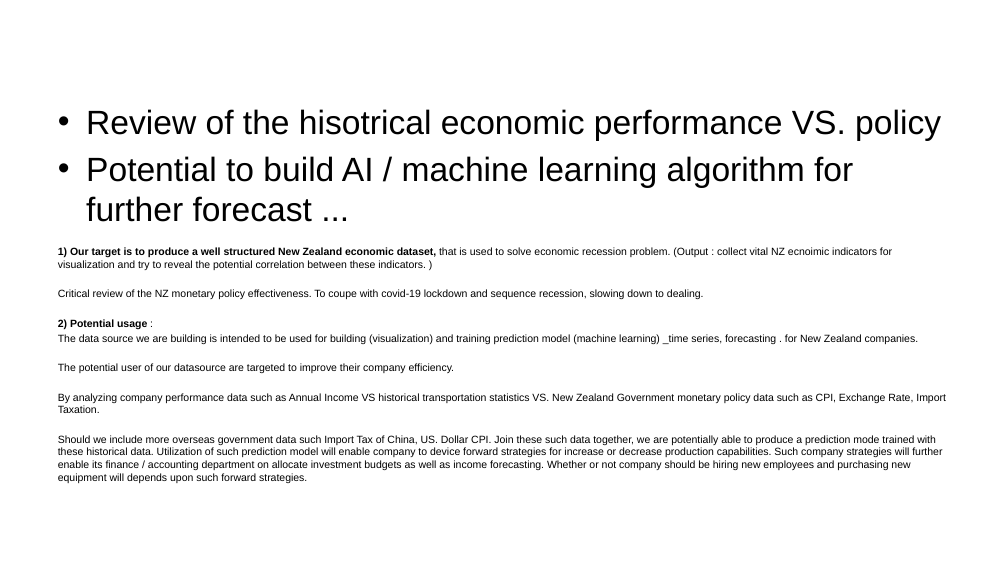
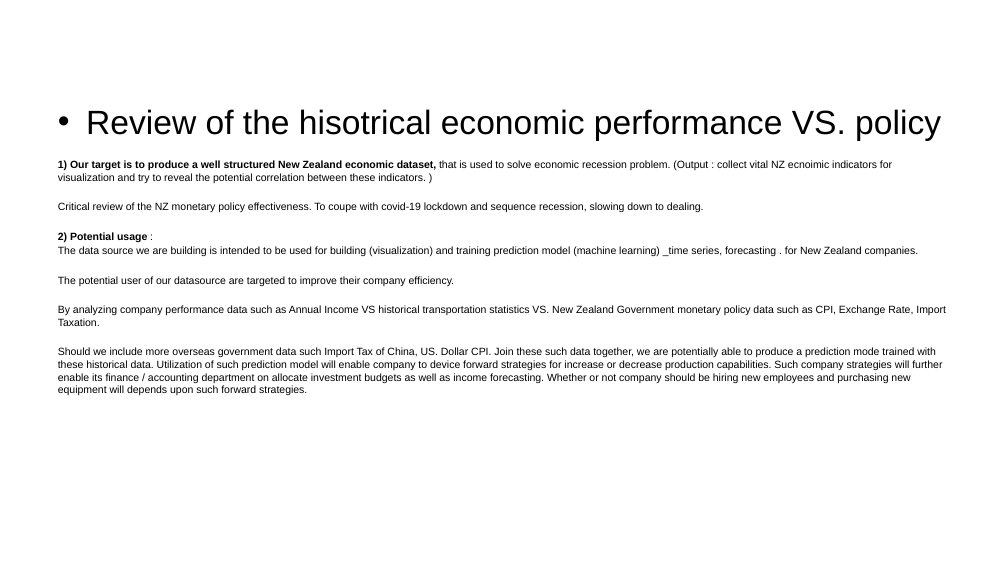
Before and after one commit to ansrali/data422-group-project, a slide deck: slide 6 of Group Project Presentation.pptx. Drawn at 1008x567 pixels with LibreOffice and Linux fonts; fonts in the diff are those of the drawing; background and template pictures are left out. Boxes give left, top, right and bottom in pixels: in the first picture for what was removed or moved away, otherwise in the second. Text is boxed around its words. In the diff, an @@ line names an element or a change of style, - is before the commit and + after.

Commit message:
update data visiluation jc file

```diff
--- a/Group Project Presentation.pptx
+++ b/Group Project Presentation.pptx
@@ text at [86,156,853,222]: paragraph removed @@
-• Potential to build AI / machine learning algorithm for further forecast ...
```
Also in this commit, not shown: 9 other slides changed, 1 slide added, 3 slides removed, 1 other file.
